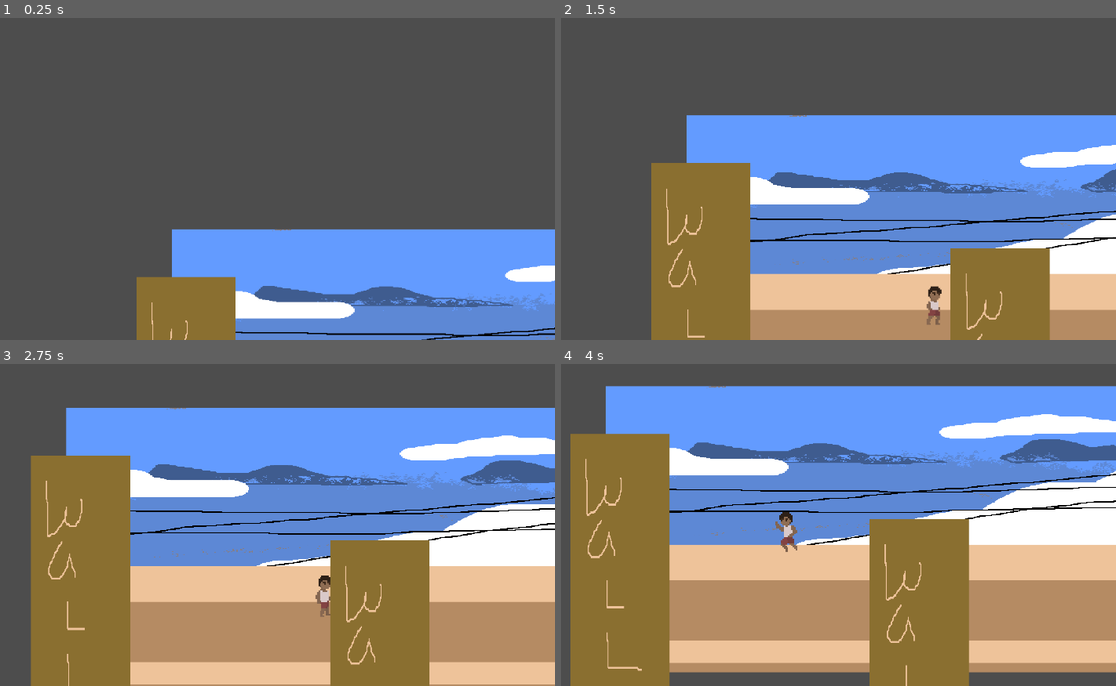
Above: before the commit, frames 1-4 (two rows, left to right).
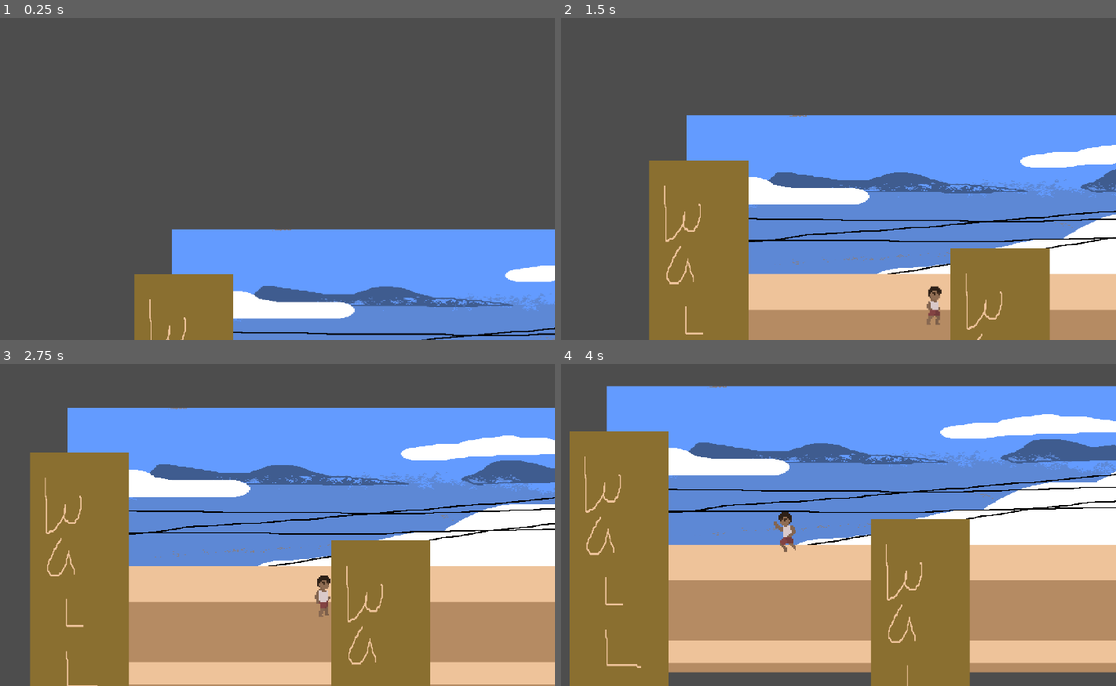
Above: after the commit, the same moments.

Repository: baldopadua/Sari-Sari-Dash
Game: Godot game, scene res://world.tscn
The game is run twice, just before and just after one commit, with the same random seed, the same clock (stepped at 60 frames per second) and the same inputs.
Inputs (mouse positions are in pixels of both pictures, inside the frame that each line leads up to):
- Up to frame 1 (0.25 s): no input
- Up to frame 2 (1.5 s): move the mouse to (938, 146) at 0.52 s; hold D (right) 0.53-1.28 s; click (938, 146) at 0.67 s; tap Space (jump) at 0.77 s; move the mouse to (677, 182) at 1.27 s; hold S (slide_down) from 1.28 s (still down)
- Up to frame 3 (2.75 s): tap Space (jump) at 1.52 s; move the mouse to (305, 431) at 2.02 s; release S (slide_down) at 2.03 s; hold D (right) from 2.03 s (still down)
- Up to frame 4 (4 s): move the mouse to (771, 579) at 2.77 s; release D (right) at 2.78 s; hold W (JumpUp) 2.78-3.53 s; click (771, 579) at 2.92 s; tap Space (jump) at 3.02, 3.77 s; move the mouse to (988, 563) at 3.52 s; hold A (left) from 3.53 s (still down)

The runs differ from the first frame. In frame 1, 0.4% of the frame differs, in the area x 24-43%, y 79-100%; in frame 2, 1.0%; in frame 3, 2.2%; in frame 4, 2.4%, in the area x 1-100%, y 6-100%.

Commit message:
Ledge Climb
Will climb up ledge if you click 'W' and 'A' or 'D'

Diff:
--- a/player.gd
+++ b/player.gd
@@ -50,7 +50,7 @@
 		if velocity.y > 0:
 			Falling = true
 			$AnimatedSprite2D.play("Fall")
-	check_ledge_grab()
+	check_ledge_grab(delta)
 	jump(delta)
 	wall_sliding(delta)
 	move_and_slide()
@@ -87,7 +87,7 @@
 		velocity.y += wall_slide * delta
 		velocity.y = min(velocity.y, wall_slide)
 
-func check_ledge_grab():
+func check_ledge_grab(delta):
 	if $WallCheck.is_colliding() and not $FloorCheck.is_colliding() and velocity.y == 0:
 		Ledge_Grab = true
 		if $LeftCheck.is_colliding():
@@ -101,3 +101,22 @@
 			Ledge_Grab = false
 			is_wall_sliding = true
 			$WallHang.disabled = true
+
+		if Input.is_action_just_pressed("JumpUp") and (Input.is_action_pressed("left") or Input.is_action_pressed("right")):
+			ledge_climb(delta)
+func ledge_climb(delta):
+	velocity.y += Gravity * delta
+	Ledge_Grab = false
+	$WallHang.disabled = true
+	velocity.y = -JUMP_FORCE
+
+	var push_force = SPEED * 10  # Horizontal push force
+
+	if $LeftCheck.is_colliding():
+		$AnimatedSprite2D.flip_h = false
+		velocity.x -= push_force  # Push to the right
+		$AnimatedSprite2D.play("Ledge_Climb")
+	elif $RightCheck.is_colliding():
+		$AnimatedSprite2D.flip_h = true
+		velocity.x += push_force  # Push to the left
+		$AnimatedSprite2D.play("Ledge_Climb")
--- a/player.tscn
+++ b/player.tscn
@@ -10,13 +10,20 @@
 [ext_resource type="Texture2D" uid="uid://c3uqld2ynbmrx" path="res://Sprites/Walking/Walking12.png" id="8_835v4"]
 [ext_resource type="Texture2D" uid="uid://bjs7pnvn0055u" path="res://Sprites/Walking/Walking13.png" id="9_56wdv"]
 [ext_resource type="Texture2D" uid="uid://qmc177cd2apj" path="res://Sprites/Walking/Walking14.png" id="10_m4xa2"]
+[ext_resource type="Texture2D" uid="uid://dm1wi8qflh0rb" path="res://Sprites/Benny_LedgeClimb1.png" id="11_k7cfp"]
 [ext_resource type="Texture2D" uid="uid://fa1ukhpt1nui" path="res://Sprites/Walking/Walking1.png" id="11_p71gp"]
+[ext_resource type="Texture2D" uid="uid://cee0wckhb6eu4" path="res://Sprites/Benny_LedgeClimb2.png" id="12_7p2fm"]
 [ext_resource type="Texture2D" uid="uid://b82wmgugrd4nl" path="res://Sprites/Walking/Walking2.png" id="12_v8a1i"]
+[ext_resource type="Texture2D" uid="uid://1smdf0w7npwj" path="res://Sprites/Benny_LedgeClimb3.png" id="13_1kdo4"]
 [ext_resource type="Texture2D" uid="uid://dnoxbc0rkkpbn" path="res://Sprites/Walking/Walking3.png" id="13_7yp0q"]
 [ext_resource type="Texture2D" uid="uid://8teec5kvfoof" path="res://Sprites/Walking/Walking4.png" id="14_k3c3w"]
+[ext_resource type="Texture2D" uid="uid://b8unaum1s7gks" path="res://Sprites/Benny_LedgeClimb4.png" id="14_yn5ll"]
+[ext_resource type="Texture2D" uid="uid://fx4uosdjliwv" path="res://Sprites/Benny_LedgeClimb5.png" id="15_2d28c"]
 [ext_resource type="Texture2D" uid="uid://bg6vgpqkmqkod" path="res://Sprites/Walking/Walking5.png" id="15_3xufc"]
+[ext_resource type="Texture2D" uid="uid://d1ipdwnpmi23c" path="res://Sprites/Benny_LedgeClimb6.png" id="16_7mk3s"]
 [ext_resource type="Texture2D" uid="uid://ck1rn7mchqca1" path="res://Sprites/Walking/Walking6.png" id="16_ue1c4"]
 [ext_resource type="Texture2D" uid="uid://c4rdk1x6aaym" path="res://Sprites/Walking/Walking7.png" id="17_1j1gj"]
+[ext_resource type="Texture2D" uid="uid://cait85jqiqlag" path="res://Sprites/Benny_LedgeClimb7.png" id="17_1ricm"]
 [ext_resource type="Texture2D" uid="uid://1kqnjdfcynrb" path="res://Sprites/benny_wallslide.png" id="17_nff3w"]
 [ext_resource type="Texture2D" uid="uid://dk85kgblhfo2h" path="res://Sprites/Benny_LedgeClimb.png" id="18_bwme0"]
 
@@ -70,6 +77,32 @@
 }],
 "loop": false,
 "name": &"Jump",
+"speed": 5.0
+}, {
+"frames": [{
+"duration": 1.0,
+"texture": ExtResource("11_k7cfp")
+}, {
+"duration": 1.0,
+"texture": ExtResource("12_7p2fm")
+}, {
+"duration": 1.0,
+"texture": ExtResource("13_1kdo4")
+}, {
+"duration": 1.0,
+"texture": ExtResource("14_yn5ll")
+}, {
+"duration": 1.0,
+"texture": ExtResource("15_2d28c")
+}, {
+"duration": 1.0,
+"texture": ExtResource("16_7mk3s")
+}, {
+"duration": 1.0,
+"texture": ExtResource("17_1ricm")
+}],
+"loop": true,
+"name": &"Ledge_Climb",
 "speed": 5.0
 }, {
 "frames": [{
@@ -147,9 +180,8 @@
 [node name="AnimatedSprite2D" type="AnimatedSprite2D" parent="."]
 position = Vector2(0, -2)
 sprite_frames = SubResource("SpriteFrames_b1gwu")
-animation = &"Wall_Hang"
+animation = &"Ledge_Climb"
 autoplay = "Idle"
-frame_progress = 0.0145701
 
 [node name="WallHang" type="CollisionShape2D" parent="."]
 position = Vector2(0, -14)
--- a/world.tscn
+++ b/world.tscn
@@ -46,7 +46,7 @@
 texture = ExtResource("2_qgnrd")
 
 [node name="CollisionShape2D3" type="CollisionShape2D" parent="Wall"]
-position = Vector2(-62, 92)
+position = Vector2(-66, 86)
 shape = SubResource("RectangleShape2D_pa3bw")
 
 [node name="Sprite2D" type="Sprite2D" parent="Wall/CollisionShape2D3"]
Binary file changed: Sprites/Benny_LedgeClimb1.png
Binary file changed: Sprites/Benny_LedgeClimb2.png
Binary file changed: Sprites/Benny_LedgeClimb3.png
Binary file changed: Sprites/Benny_LedgeClimb4.png
Binary file changed: Sprites/Benny_LedgeClimb5.png
Binary file changed: Sprites/Benny_LedgeClimb6.png
Binary file changed: Sprites/Benny_LedgeClimb7.png
Not shown: 1 places in player.tscn that only renumber resources
